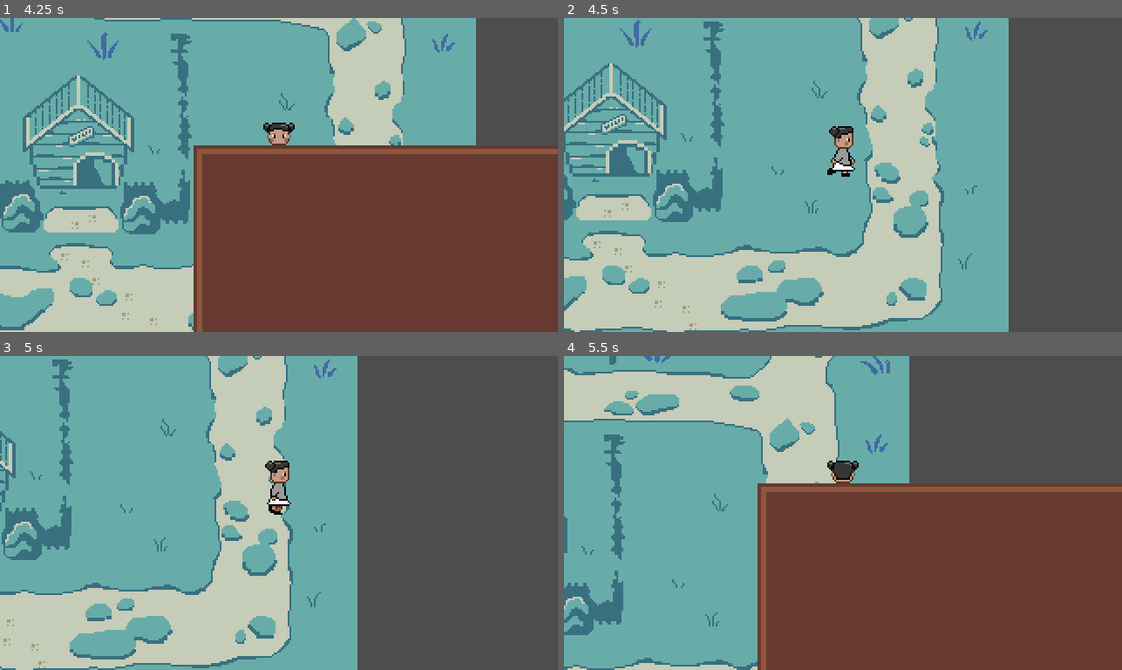
Above: before the commit, frames 1-4 (two rows, left to right).
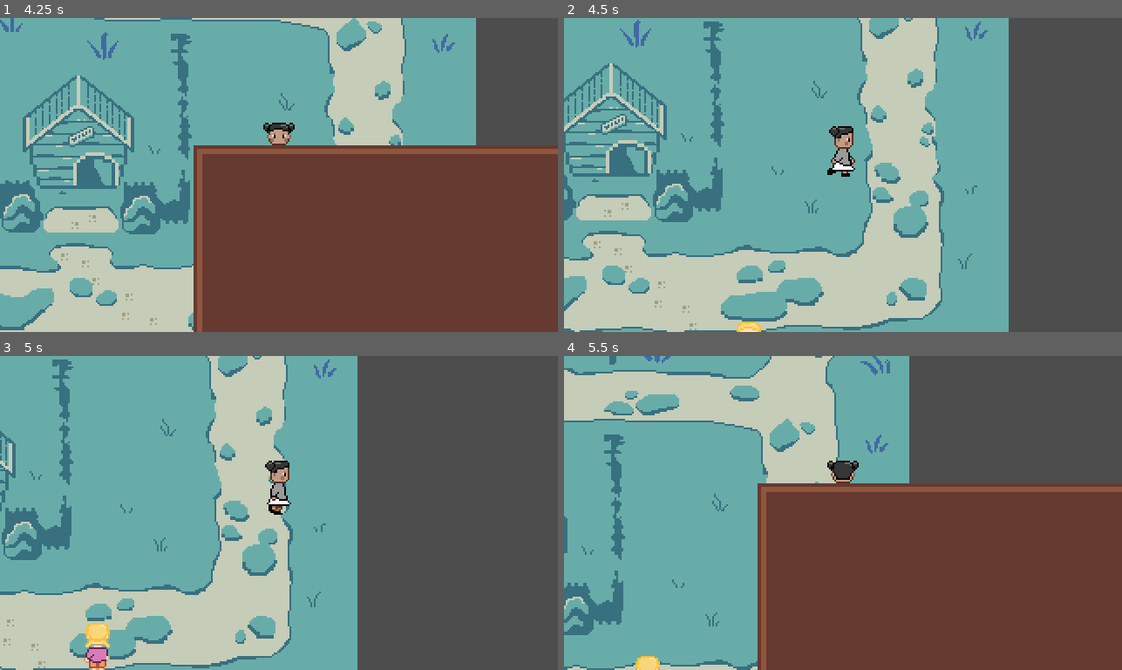
Above: after the commit, the same moments.

Repository: tiffanyj77/pixelartgame
Game: Godot game, scene res://playground.tscn
Two runs of this game, one before a commit and one after it. Both use one fixed random seed, a clock stepped at 60 frames per second and the inputs below.
Inputs:
- Up to frame 1 (4.25 s): tap Enter at 0.5 s; hold Up (up) 0.53-2.03 s; tap I (i) every 0.75 s from 0.6 to 3.6 s; hold Left (left) 2.03-3.53 s; hold Down (down) from 3.53 s (still down)
- Up to frame 2 (4.5 s): release Down (down) at 4.28 s; hold Right (right) from 4.28 s (still down); tap I (i) at 4.35 s
- Up to frame 3 (5 s): keep holding Right (right)
- Up to frame 4 (5.5 s): release Right (right) at 5.03 s; hold Up (up) from 5.03 s (still down); tap I (i) at 5.1 s

Frame 1 is identical in both runs. In frame 2, 0.1% of the frame differs, in the area x 30-36%, y 96-100%; in frame 3, 0.6%, in the area x 15-20%, y 85-100%; in frame 4, 0.2%.

Commit message:
imported a buncha stuff and changed npc logic

Diff:
--- a/npc.gd
+++ b/npc.gd
@@ -12,12 +12,32 @@
 @onready var animation_player: AnimationPlayer = $AnimationPlayer
 @onready var sprite_2d: Sprite2D = $Sprite2D
 
+@export var background: Sprite2D
+# @export var boundary_margin: float = 8.0
+
+@export var tilemap: TileMapLayer
+@export var boundary_margin: float = 8.0
+
+var map_bounds: Rect2
+
 var move_timer: float = 0.0
 
 func _ready():
-    starting_position = global_position
+    var tile_rect = tilemap.get_used_rect()
+    var tile_size = Vector2(tilemap.tile_set.tile_size)
+
+    var local_top_left = Vector2(tile_rect.position) * tile_size
+    var local_bottom_right = Vector2(tile_rect.end) * tile_size
+
+    var world_top_left = tilemap.to_global(local_top_left)
+    var world_bottom_right = tilemap.to_global(local_bottom_right)
+
+    map_bounds = Rect2(
+        world_top_left.min(world_bottom_right),
+        (world_bottom_right - world_top_left).abs()
+    )
+
     updateAnimation()
-
 
 func _physics_process(delta):
     move_timer -= delta
@@ -36,6 +56,12 @@
         updateAnimation()
 
     move_and_slide()
+
+
+    global_position = global_position.clamp(
+    map_bounds.position + Vector2.ONE * boundary_margin,
+    map_bounds.end - Vector2.ONE * boundary_margin
+)
 
 
 func choose_direction():
@@ -60,8 +86,6 @@
     elif global_position.y <= starting_position.y - wander_distance:
         direction = Vector2.DOWN
 
-
-
 func set_Direction() -> bool:
     var new_dir: Vector2 = cardinal_direction
 
@@ -79,7 +103,6 @@
     cardinal_direction = new_dir
     return true
 
-
 func set_State() -> bool:
     var new_state: String = "idle" if direction == Vector2.ZERO else "walk"
 
@@ -91,12 +114,24 @@
 
 
 func updateAnimation() -> void:
-    var animation_name = state + "_" + AnimDirection()
+    if state == "walk":
+        # Play the walking animation
+        animation_player.play("walk_" + AnimDirection())
 
-    if animation_player.has_animation(animation_name):
-        animation_player.play(animation_name)
-    else:
-        print("Missing animation: ", animation_name)
+    elif state == "idle":
+        # Stop the animation
+        animation_player.stop()
+
+        # Display a static frame facing the last direction
+        match cardinal_direction:
+            Vector2.DOWN:
+                sprite_2d.frame_coords = Vector2i(0, 0)
+            Vector2.UP:
+                sprite_2d.frame_coords = Vector2i(0, 3)
+            Vector2.LEFT:
+                sprite_2d.frame_coords = Vector2i(3, 4)
+            Vector2.RIGHT:
+                sprite_2d.frame_coords = Vector2i(3, 1)
 
 
 func AnimDirection() -> String:
--- a/playground.tscn
+++ b/playground.tscn
@@ -3,8 +3,8 @@
 [ext_resource type="PackedScene" uid="uid://bge6s5cny58lf" path="res://player.tscn" id="1_rupst"]
 [ext_resource type="Resource" uid="uid://bwn1y827frqo7" path="res://Player/inventory/main_inventory.tres" id="2_m8u5f"]
 [ext_resource type="Texture2D" uid="uid://1vog8jrhvp64" path="res://Player/Sprites/background_final.png" id="2_wt17y"]
-[ext_resource type="Texture2D" uid="uid://30lbsosn3p08" path="res://Player/Sprites/Sprite-0003-Sheet.png" id="4_is3ju"]
 [ext_resource type="Script" uid="uid://cgn2umxtptr4q" path="res://npc.gd" id="4_o00ia"]
+[ext_resource type="Texture2D" uid="uid://bk6pttdtts3bh" path="res://Player/Sprites/NPC_compact_spritesheet.png" id="5_o00ia"]
 
 [sub_resource type="TileSetAtlasSource" id="TileSetAtlasSource_m8u5f"]
 texture = ExtResource("2_wt17y")
@@ -534,6 +534,9 @@
 physics_layer_0/collision_layer = 16
 sources/1 = SubResource("TileSetAtlasSource_m8u5f")
 
+[sub_resource type="RectangleShape2D" id="RectangleShape2D_o00ia"]
+size = Vector2(20, 9)
+
 [sub_resource type="Animation" id="Animation_o00ia"]
 length = 0.001
 tracks/0/type = "value"
@@ -635,25 +638,31 @@
 
 [node name="Playground" type="Node2D" unique_id=1368959227]
 
-[node name="Player" parent="." unique_id=245512142 instance=ExtResource("1_rupst")]
-z_index = 1
-position = Vector2(197, 116)
-inv = ExtResource("2_m8u5f")
-
-[node name="Camera2D" type="Camera2D" parent="Player" unique_id=2081868779]
-
 [node name="TileMapLayer" type="TileMapLayer" parent="." unique_id=1165026140]
 z_index = -1
 position = Vector2(0, 20)
 tile_map_data = PackedByteArray("AAD2//L/AQAAAAAAAAD2//P/AQAAAAEAAAD2//T/AQAAAAIAAAD2//X/AQAAAAMAAAD2//b/AQAAAAQAAAD2// …(6960 unchanged characters)…
 tile_set = SubResource("TileSet_is3ju")
 
-[node name="NPC" type="CharacterBody2D" parent="." unique_id=1897005202]
+[node name="Player" parent="." unique_id=245512142 instance=ExtResource("1_rupst")]
+z_index = 1
+position = Vector2(197, 116)
+inv = ExtResource("2_m8u5f")
+
+[node name="Camera2D" type="Camera2D" parent="Player" unique_id=2081868779]
+
+[node name="CollisionShape2D2" type="CollisionShape2D" parent="Player" unique_id=1713110761]
+position = Vector2(0, 5.5)
+shape = SubResource("RectangleShape2D_o00ia")
+
+[node name="NPC" type="CharacterBody2D" parent="." unique_id=1897005202 node_paths=PackedStringArray("tilemap")]
 position = Vector2(-127, 74)
+collision_mask = 17
 script = ExtResource("4_o00ia")
+tilemap = NodePath("../TileMapLayer")
 
 [node name="Sprite2D" type="Sprite2D" parent="NPC" unique_id=1645235515]
-texture = ExtResource("4_is3ju")
+texture = ExtResource("5_o00ia")
 hframes = 6
 vframes = 6
 frame = 1
Binary file added: Player/Sprites/NPC_compact_spritesheet.png
Not shown, added: Player/Sprites/NPC_compact_spritesheet.png.import
Binary file added: Player/Sprites/connecting-background.png
Not shown, added: Player/Sprites/connecting-background.png.import
Binary file added: Player/Sprites/town.png
Not shown, added: Player/Sprites/town.png.import
Binary file added: Player/Sprites/treasure_chest.aseprite
Binary file added: Player/Sprites/treasure_chest.png
Not shown, added: Player/Sprites/treasure_chest.png.import
Binary file added: Player/Sprites/treasure_chest_key.aseprite
Binary file added: Player/Sprites/treasure_chest_key.png
Not shown, added: Player/Sprites/treasure_chest_key.png.import
